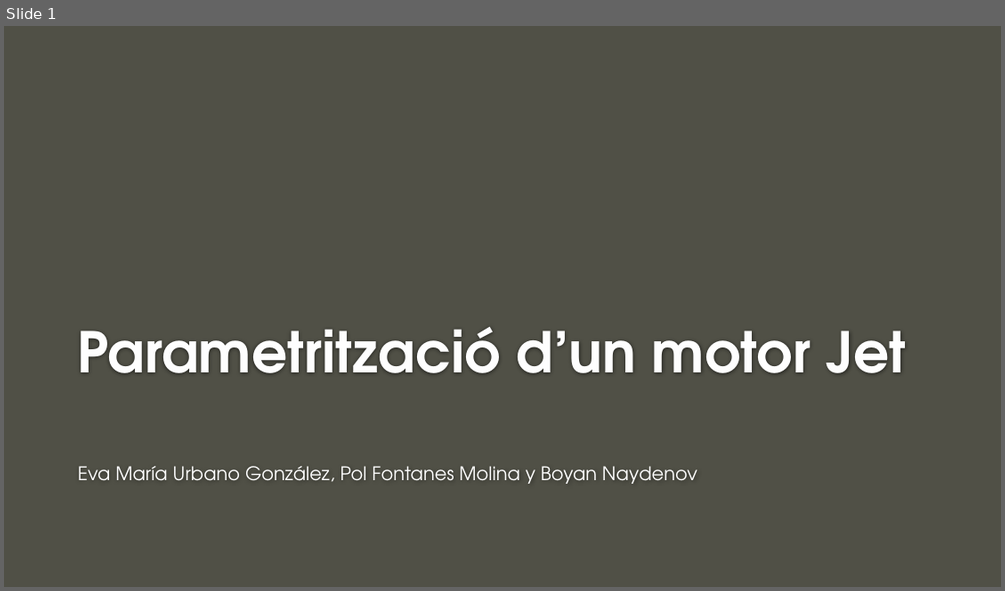
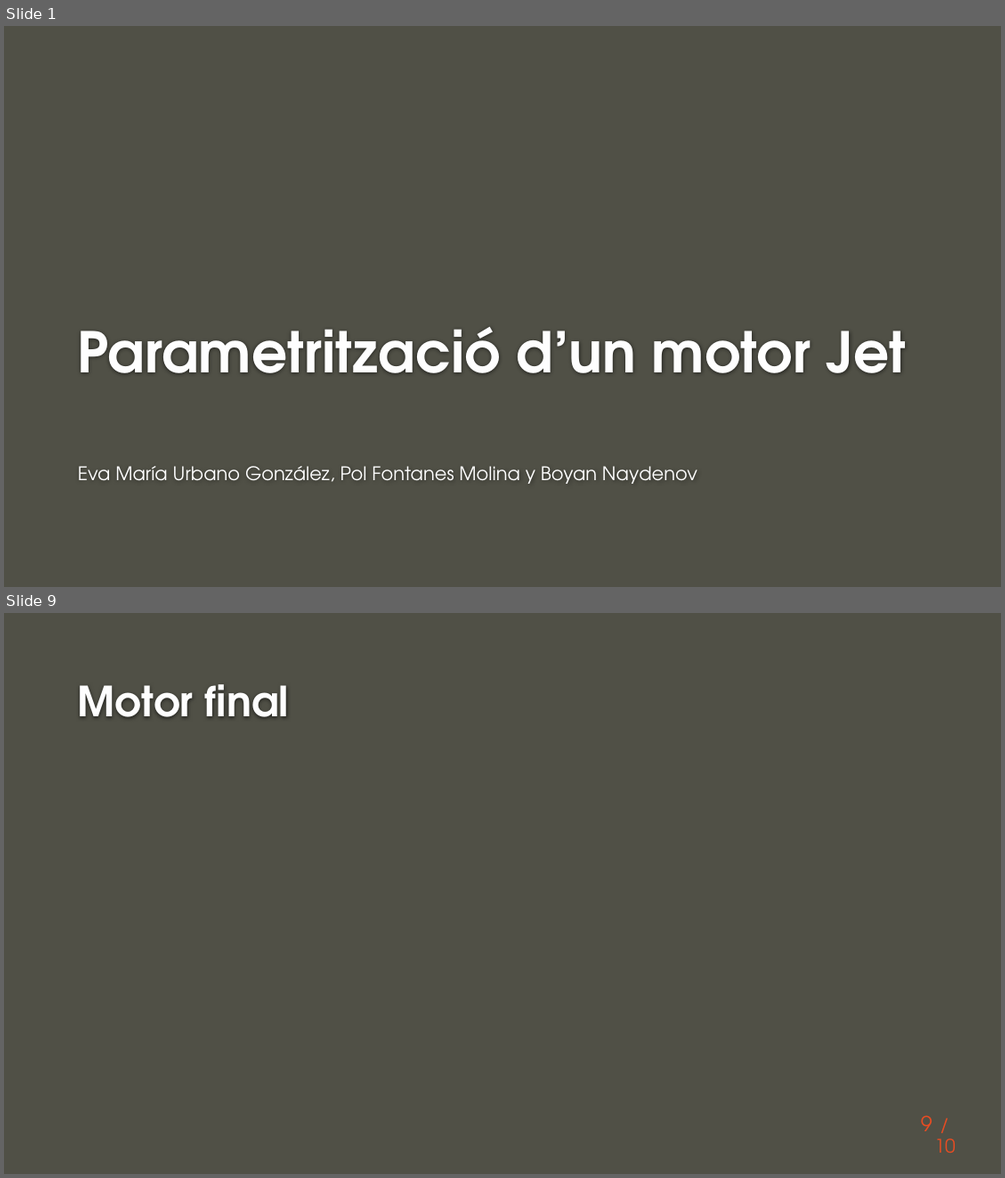
Before and after one commit to naydden/jet-engine-parametrization, a slide deck: ppt/Exposició.pptx. Shown one above the other, each under a label of ours: slide 1 before the commit, slides 1 and 9 after it; the slides between them are not shown. The pictures are 1005x591 and 1005x1178 pixels, drawn with LibreOffice and Linux fonts; fonts in the diff are those of the drawing; background and template pictures are left out. Boxes give left, top, right and bottom in pixels: in the first picture for what was removed or moved away, otherwise in the second. Text is boxed around its words. In the diff, an @@ line names an element or a change of style, - is before the commit and + after.

```diff
--- a/ppt/Exposició.pptx
+++ b/ppt/Exposició.pptx
@@ slide 9 added at [4,613,1001,1174], background #505046 @@
@@ title added at [78,684,289,717], 40 pt, text #FEFEFE, bold @@
+Motor final
@@ page number added at [921,1115,932,1131], 20 pt, text #E84C22 @@
+9
@@ text added at [934,1138,955,1152], 18 pt, text #E84C22 @@
+/ 10
```
Also in this commit, not shown: 4 slides changed, 4 other slides added, 4 slides removed, 2 other files.
